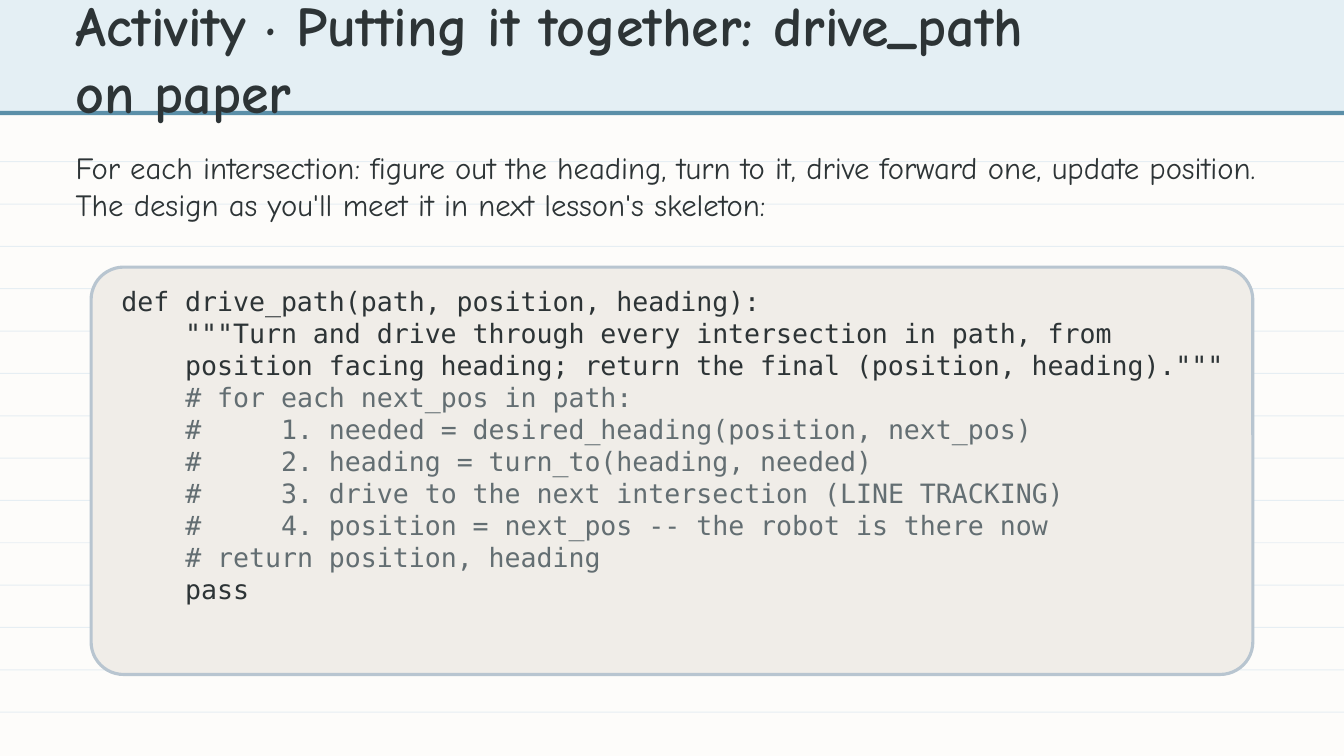
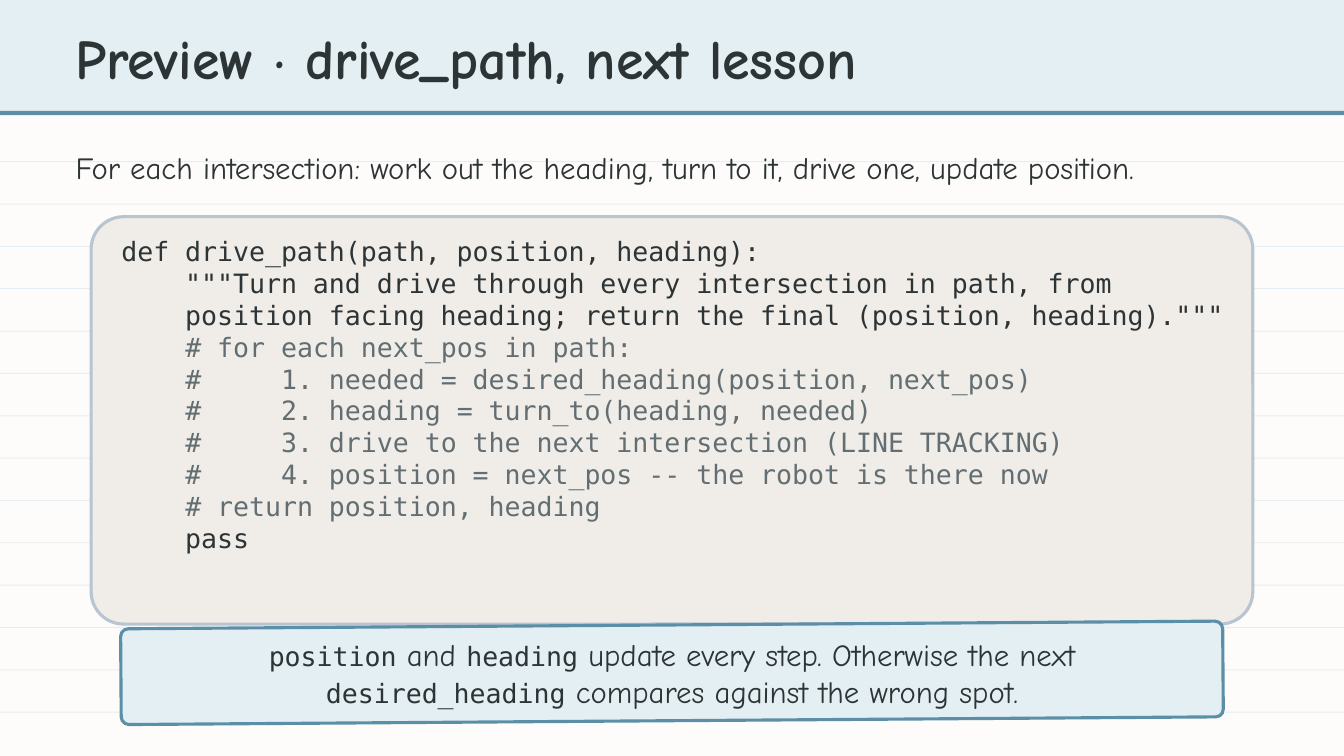
Before and after one commit to bradamiller/LearningPython, a slide deck: slide 26 of static/slides/module-04-manhattan/module-4-lesson-06-the-challenge-of-turning.pptx. Drawn at 1344x756 pixels with LibreOffice and Linux fonts; fonts in the diff are those of the drawing. Boxes give left, top, right and bottom in pixels: in the first picture for what was removed or moved away, otherwise in the second. Text is boxed around its words. In the diff, an @@ line names an element or a change of style, - is before the commit and + after.

```diff
--- a/static/slides/module-04-manhattan/module-4-lesson-06-the-challenge-of-turning.pptx
+++ b/static/slides/module-04-manhattan/module-4-lesson-06-the-challenge-of-turning.pptx
@@ text at (76, 41, 856, 89): text changed @@
-Activity · Putting it together: drive_path on paper
+Preview · drive_path, next lesson
@@ text at (76, 158, 1134, 185): text changed @@
-For each intersection: figure out the heading, turn to it, drive forward one, update position. The design as you'll meet it in next lesson's skeleton:
+For each intersection: work out the heading, turn to it, drive one, update position.
@@ rounded rectangle: place and size @@
-rounded rectangle at (91, 267, 1253, 675)
+rounded rectangle at (91, 217, 1253, 624)
@@ text "def drive_path(path, position, heading):": place and size @@
-text "def drive_path(path, position, heading):" at (121, 291, 1224, 604)
+text "def drive_path(path, position, heading):" at (121, 241, 1224, 554)
@@ rounded rectangle added at (121, 621, 1223, 725), fill #E4EFF4, outline #5B8FA8 2.25 pt @@
@@ text added at (269, 645, 1075, 709), 22 pt, text #2D3436 @@
+position and heading update every step. Otherwise the next desired_heading compares against the wrong spot.
```
Also in this commit, not shown: 1 slide removed, 2 other files.
